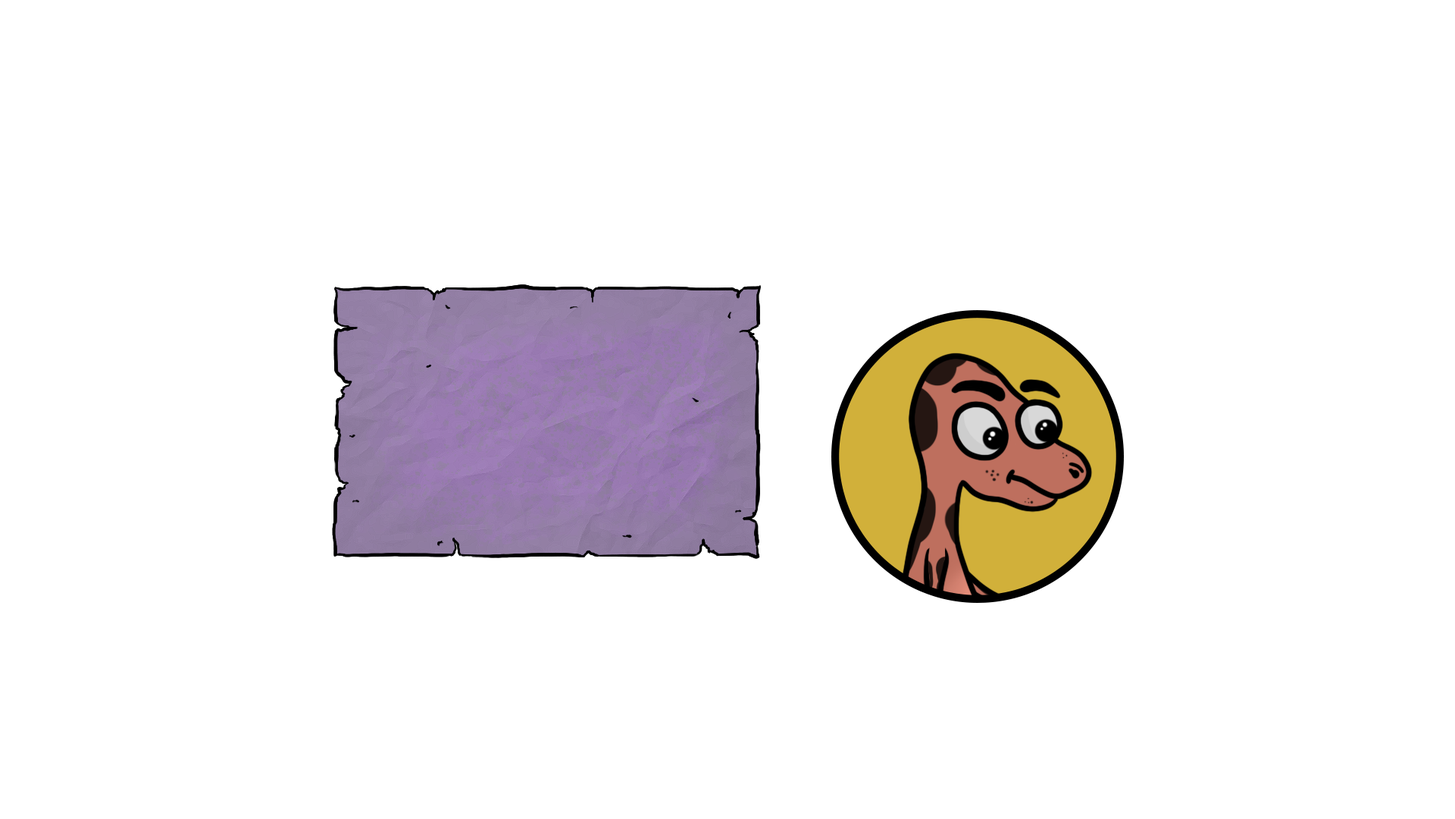
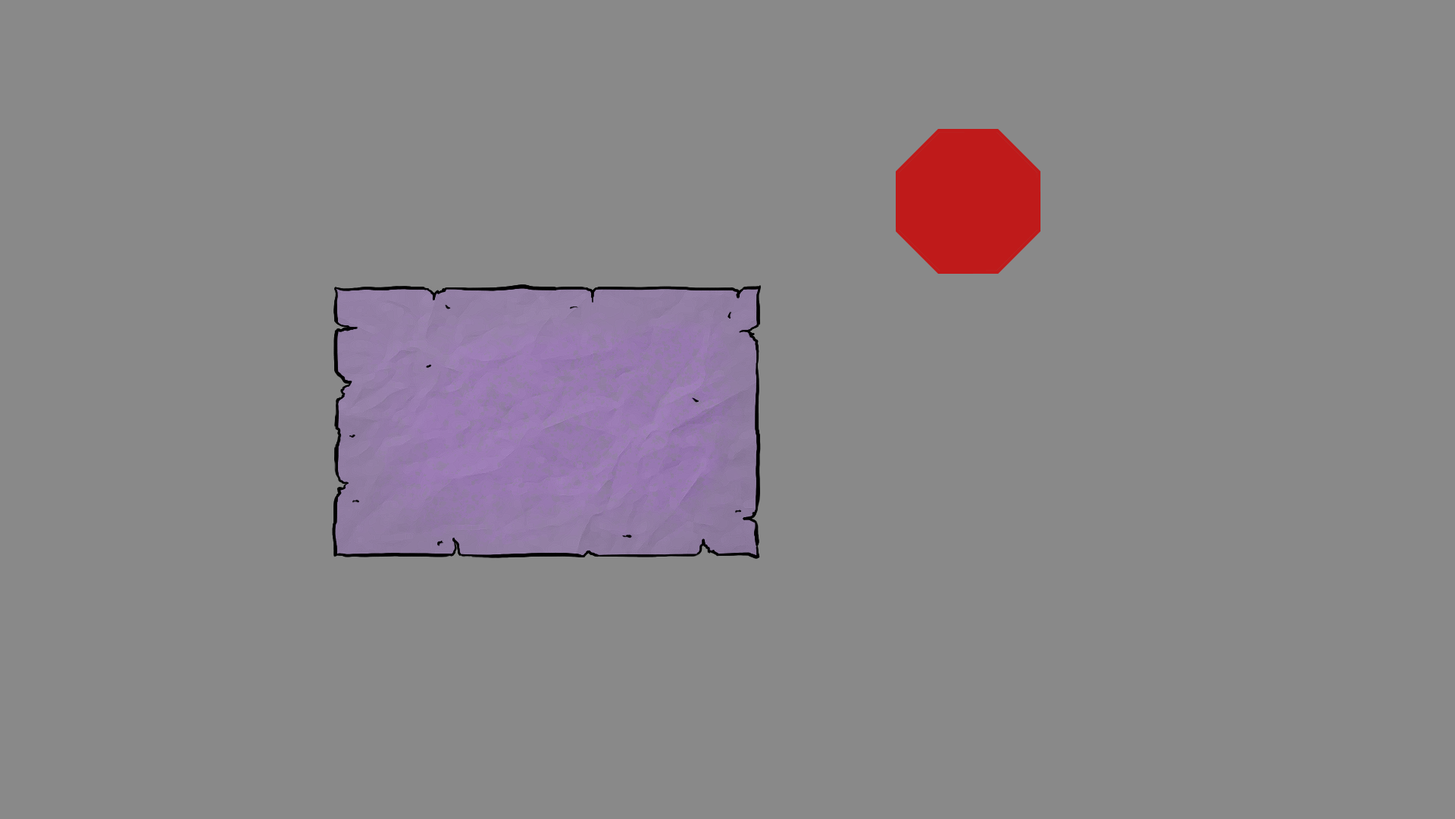
Two versions of the same layered image (1455x819). Layer-by-layer changes:
added layer "Polygon 2 copy" above "Polygon 2" over [895, 128, 1041, 274]
added layer "Polygon 2" above "Players buttons" over [898, 131, 1038, 271]
hid "Ellipse 1 copy" over [831, 310, 1125, 603]
showed "Layer 10" over [0, 0, 1455, 819]
